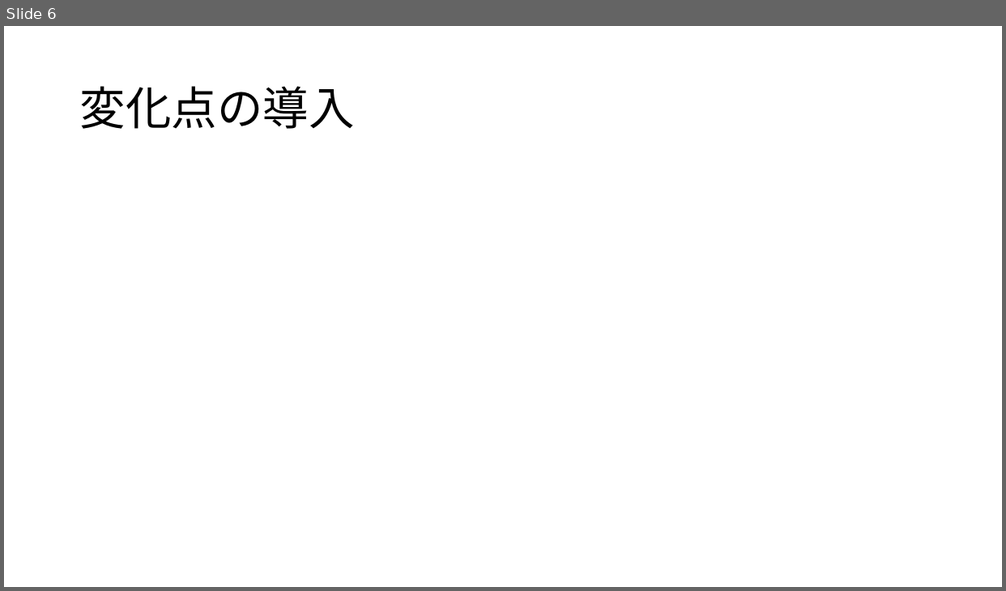
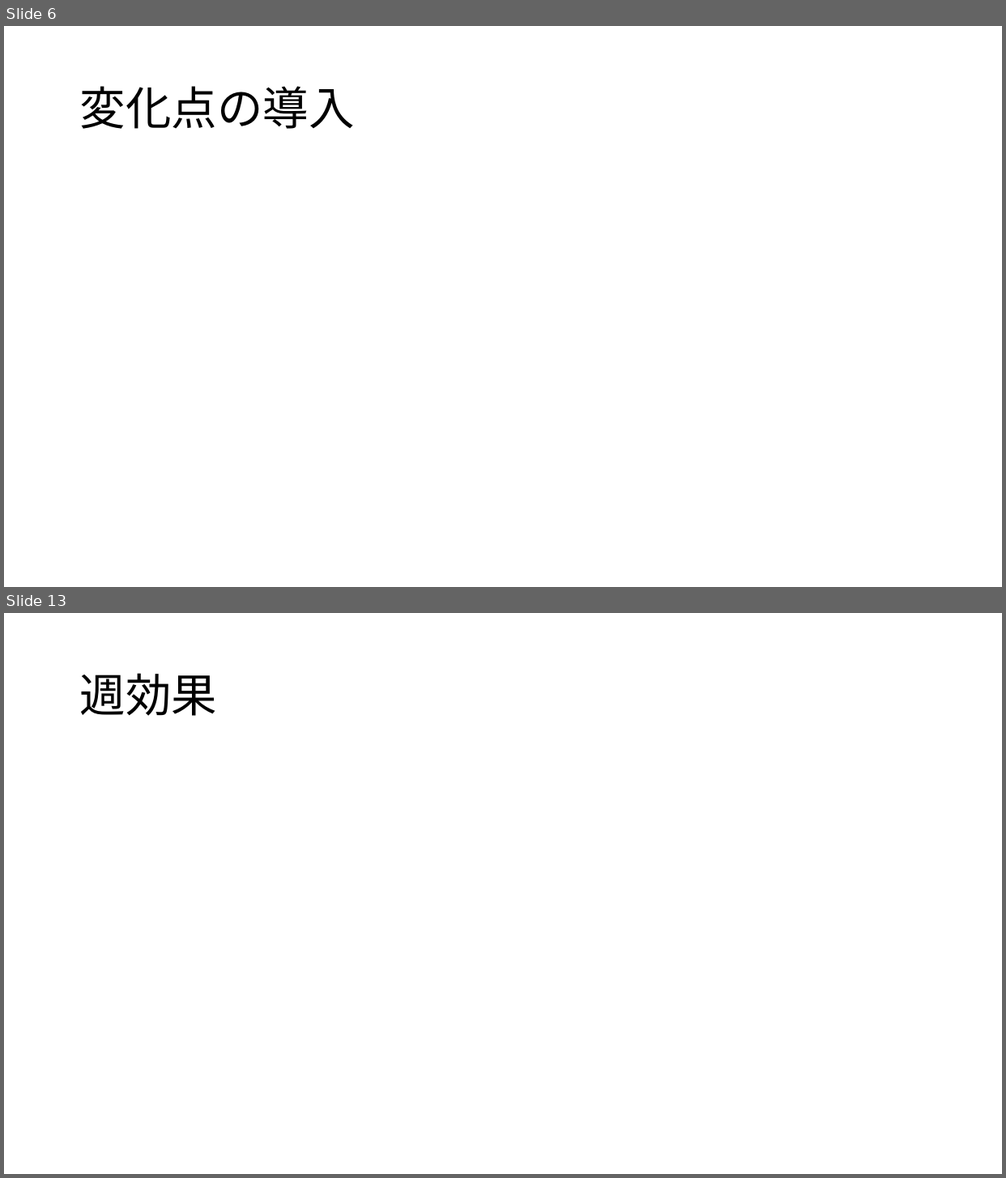
Before and after one commit to kur0cky/DA2017, a slide deck: 最終報告/1.pptx. Shown one above the other, each under a label of ours: slide 6 before the commit, slides 6 and 13 after it; the slides between them are not shown. The pictures are 1006x591 and 1006x1178 pixels, drawn with LibreOffice and Linux fonts; fonts in the diff are those of the drawing; grey boxes stand for pictures. Boxes give left, top, right and bottom in pixels: in the first picture for what was removed or moved away, otherwise in the second. Text is boxed around its words. In the diff, an @@ line names an element or a change of style, - is before the commit and + after.

```diff
--- a/最終報告/1.pptx
+++ b/最終報告/1.pptx
@@ slide 13 added at (4,613,1002,1174), background #FFFFFF @@
@@ title added at (80,673,217,716), 44 pt, text #000000 @@
+週効果
```
Also in this commit, not shown: 9 other slides added, 1 slide removed.
